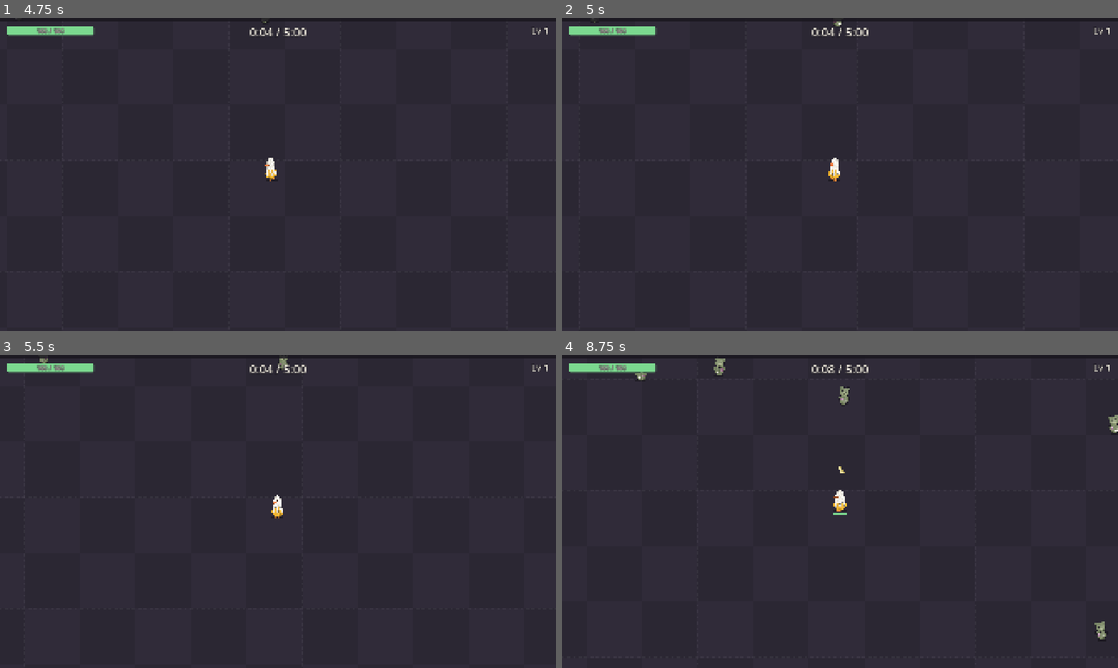
Above: before the commit, frames 1-4 (two rows, left to right).
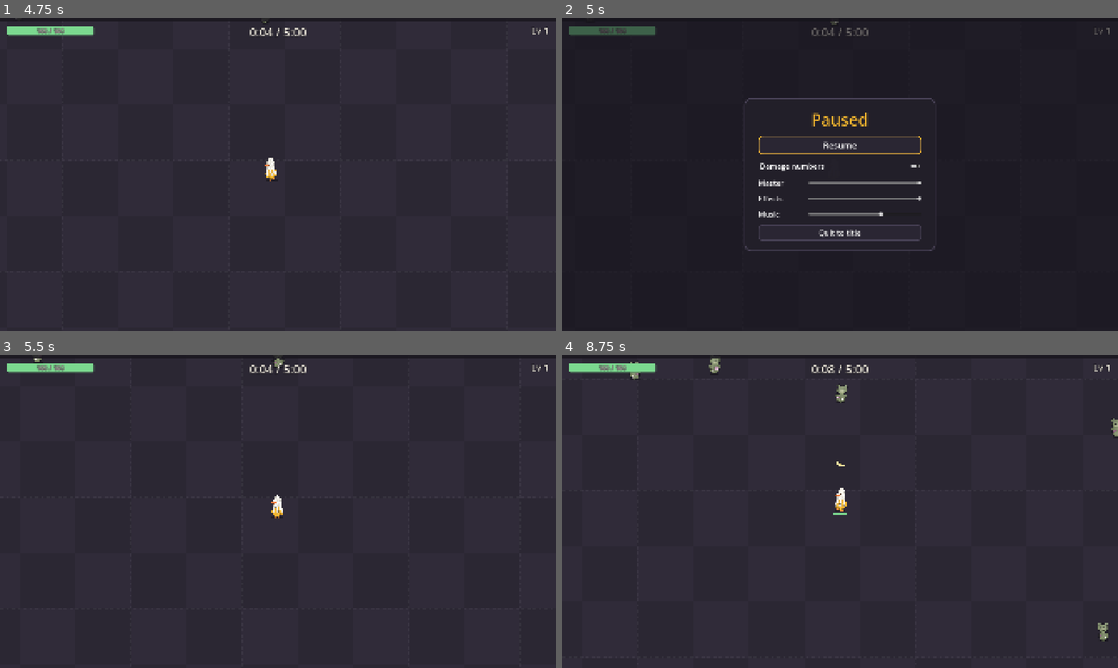
Above: after the commit, the same moments.

Repository: DennitoCheeto/stuffed
Game: Godot game, scene res://src/main/main.tscn
Same seed, same stepped clock (60 frames per second), same inputs: the game is played once before the commit and once after it.
Inputs (mouse positions are in pixels of both pictures, inside the frame that each line leads up to):
- Up to frame 1 (4.75 s): click "Start run" at 0.5 s; tap Enter (ui_accept) at 1.25, 1.35, 1.52, 1.82, 3.05, 4.25, 4.52, 4.55 s; move the mouse to (400, 158) at 1.27 s; hold D (p1_move_right) 1.28-2 s; click (400, 158) at 1.42 s; drag from (166, 190) to (250, 237) at 2.02 s; move the mouse to (333, 105) at 2.77 s; hold D (p1_move_right) 2.78-3.5 s; hold 1 (pick_card_1) 2.78-3.5 s; drag from (250, 237) to (111, 127) at 3.52 s; move the mouse to (444, 221) at 4.27 s; hold A (p1_move_left) from 4.28 s (still down); tap 3 (pick_card_3) at 4.35 s
- Up to frame 2 (5 s): keep holding A (p1_move_left); tap Enter (ui_accept) at 4.82 s; tap Escape (pause, bound only after the commit) at 4.9 s
- Up to frame 3 (5.5 s): release A (p1_move_left) at 5 s; click (278, 483) at 5 s, where only the run after the commit has a clickable "Resume"
- Up to frame 4 (8.75 s): drag from (673, 464) to (756, 433) at 5.77 s; move the mouse to (867, 511) at 6.52 s; hold S (p1_move_down) 6.53-7.25 s; tap Alt at 6.6 s; click (867, 511) at 6.67 s; tap Enter (ui_accept) at 6.8, 8.1, 8.27, 8.57 s; drag from (756, 433) to (728, 527) at 7.27 s; move the mouse to (962, 495) at 8.02 s; hold W (p1_move_up) from 8.03 s (still down)

Frame 1 is identical in both runs. In frame 2, 3.5% of the frame differs, in the area x 0-100%, y 0-100%; in frame 3, less than 0.1%; in frame 4, 0.5%.

Commit message:
M1-11: pause menu, end screen checks, Try again, run log
- Esc pauses a running run (the run freezes) with Resume, damage numbers on/off,
  Master / Effects / Music volume sliders and Quit to title; Esc or Resume continues
- Audio buses Master, Effects, Music (default_bus_layout.tres); options take effect
  immediately (kept for the session)
- Run log: one JSON line per finished or quit run in user://run_log.jsonl (date, seed,
  ending, time, goal reached, endless time, level, kills, killer, upgrades), with a
  save -> reload -> compare test; tests write to a scratch log
- Scenario tests for AC-22, AC-27, AC-28, AC-29, AC-30

Closes #13

Co-Authored-By: Claude Opus 5.5 <noreply@anthropic.com>

Diff:
--- /dev/null
+++ b/default_bus_layout.tres
@@ -0,0 +1,15 @@
+[gd_resource type="AudioBusLayout" format=3]
+
+[resource]
+bus/1/name = &"Effects"
+bus/1/solo = false
+bus/1/mute = false
+bus/1/bypass_fx = false
+bus/1/volume_db = 0.0
+bus/1/send = &"Master"
+bus/2/name = &"Music"
+bus/2/solo = false
+bus/2/mute = false
+bus/2/bypass_fx = false
+bus/2/volume_db = -4.0
+bus/2/send = &"Master"
--- a/project.godot
+++ b/project.godot
@@ -80,6 +80,11 @@
 "events": [Object(InputEventKey,"resource_local_to_scene":false,"resource_name":"","device":-1,"window_id":0,"alt_press …(191 unchanged characters)…
 ]
 }
+pause={
+"deadzone": 0.2,
+"events": [Object(InputEventKey,"resource_local_to_scene":false,"resource_name":"","device":-1,"window_id":0,"alt_pressed":false,"shift_pressed":false,"ctrl_pressed":false,"meta_pressed":false,"pressed":false,"keycode":0,"physical_keycode":4194305,"key_label":0,"unicode":0,"location":0,"echo":false,"script":null)
+]
+}
 toggle_fullscreen={
 "deadzone": 0.2,
 "events": [Object(InputEventKey,"resource_local_to_scene":false,"resource_name":"","device":-1,"window_id":0,"alt_press …(195 unchanged characters)…
--- a/src/main/main.gd
+++ b/src/main/main.gd
@@ -37,17 +37,24 @@
 func start_run() -> void:
 	var run: Run = RUN_SCENE.instantiate()
 	run.finished.connect(show_end)
+	run.quit_to_title.connect(_on_quit_to_title)
 	_switch_to(run)
 
 
-## The end screen for a finished run.
+## The end screen for a finished run (which is also written to the run log).
 func show_end(result: RunResult) -> void:
+	RunLog.append(result)
 	Crosshair.stop()
 	var end: EndScreen = END_SCENE.instantiate()
 	end.show_result(result)
 	end.try_again_requested.connect(start_run)
 	end.title_requested.connect(show_title)
 	_switch_to(end)
+
+
+func _on_quit_to_title(result: RunResult) -> void:
+	RunLog.append(result)
+	show_title()
 
 
 func quit() -> void:
--- a/src/run/run.gd
+++ b/src/run/run.gd
@@ -9,6 +9,8 @@
 signal goal_reached
 ## The player chose "Keep going (endless)".
 signal endless_started
+## The player quit from the pause menu (the result is still logged).
+signal quit_to_title(result: RunResult)
 
 const PLAYER_SCENE: PackedScene = preload("res://src/player/player.tscn")
 ## How long the chain of pops takes when the goal is reached.
@@ -57,6 +59,7 @@
 @onready var hud: Hud = $Hud
 @onready var level_up_screen: LevelUpScreen = $LevelUpScreen
 @onready var goal_screen: GoalScreen = $GoalScreen
+@onready var pause_menu: PauseMenu = $PauseMenu
 
 
 func _ready() -> void:
@@ -71,6 +74,8 @@
 	level_up_screen.picked.connect(_on_upgrade_picked)
 	goal_screen.end_chosen.connect(_on_end_chosen)
 	goal_screen.endless_chosen.connect(_on_endless_chosen)
+	pause_menu.resumed.connect(unfreeze.bind(&"pause"))
+	pause_menu.quit_requested.connect(_on_quit_requested)
 	var first: Player = spawn_player(0, arena.center())
 	hud.follow_player(first)
 	camera.set_bounds(arena.outer_rect())
@@ -90,6 +95,22 @@
 		_update_endless_scaling()
 	spawner.tick(elapsed, delta)
 	_show_clock()
+
+
+## Esc pauses a running run (the pause menu closes itself with Esc or Resume).
+func _unhandled_input(event: InputEvent) -> void:
+	if event.is_action_pressed(&"pause") and can_pause():
+		get_viewport().set_input_as_handled()
+		pause()
+
+
+func can_pause() -> bool:
+	return not over and not _at_goal and not is_frozen()
+
+
+func pause() -> void:
+	freeze(&"pause")
+	pause_menu.open()
 
 
 ## Adds a hero for player `index` (0 = player 1) at `at`.
@@ -209,6 +230,11 @@
 	finished.emit(make_result("ended"))
 
 
+func _on_quit_requested() -> void:
+	over = true
+	quit_to_title.emit(make_result("quit"))
+
+
 func _on_endless_chosen() -> void:
 	endless = true
 	_at_goal = false
--- a/src/run/run.tscn
+++ b/src/run/run.tscn
@@ -13,6 +13,7 @@
 [ext_resource type="Resource" path="res://data/upgrade_pool.tres" id="11_pool"]
 [ext_resource type="PackedScene" path="res://src/ui/level_up_screen.tscn" id="12_level_up"]
 [ext_resource type="PackedScene" path="res://src/ui/goal_screen.tscn" id="13_goal"]
+[ext_resource type="PackedScene" path="res://src/ui/pause_menu.tscn" id="14_pause"]
 
 [node name="Run" type="Node2D"]
 script = ExtResource("1_run")
@@ -47,3 +48,5 @@
 [node name="LevelUpScreen" parent="." instance=ExtResource("12_level_up")]
 
 [node name="GoalScreen" parent="." instance=ExtResource("13_goal")]
+
+[node name="PauseMenu" parent="." instance=ExtResource("14_pause")]
--- /dev/null
+++ b/src/run/run_log.gd
@@ -0,0 +1,60 @@
+class_name RunLog
+extends RefCounted
+## Appends one JSON line per finished run to a local file, for tuning (spec 01 §9).
+## On Windows: %APPDATA%\Godot\app_userdata\Stuffed\run_log.jsonl. Not shown in the game.
+
+const DEFAULT_PATH: String = "user://run_log.jsonl"
+
+## Tests point this at a scratch file.
+static var path: String = DEFAULT_PATH
+
+
+## The fields of one log line.
+static func to_entry(result: RunResult) -> Dictionary:
+	return {
+		"date": Time.get_datetime_string_from_system(true),
+		"seed": result.seed_value,
+		"ending": result.ending,
+		"time_survived": snappedf(result.survived_seconds, 0.1),
+		"goal_reached": result.won,
+		"endless_time": snappedf(result.endless_seconds, 0.1),
+		"level": result.level,
+		"kills": result.kills,
+		"killed_by": result.killed_by,
+		"upgrades": Array(result.upgrades),
+	}
+
+
+## Adds one line for `result`. Returns false if the file couldn't be written.
+static func append(result: RunResult) -> bool:
+	var file: FileAccess
+	if FileAccess.file_exists(path):
+		file = FileAccess.open(path, FileAccess.READ_WRITE)
+		if file != null:
+			file.seek_end()
+	else:
+		file = FileAccess.open(path, FileAccess.WRITE)
+	if file == null:
+		push_warning("Run log not written: %s" % error_string(FileAccess.get_open_error()))
+		return false
+	file.store_line(JSON.stringify(to_entry(result)))
+	file.close()
+	return true
+
+
+## Every logged run, oldest first.
+static func read_all() -> Array[Dictionary]:
+	var entries: Array[Dictionary] = []
+	if not FileAccess.file_exists(path):
+		return entries
+	var file: FileAccess = FileAccess.open(path, FileAccess.READ)
+	if file == null:
+		return entries
+	while not file.eof_reached():
+		var line: String = file.get_line().strip_edges()
+		if line.is_empty():
+			continue
+		var parsed: Variant = JSON.parse_string(line)
+		if parsed is Dictionary:
+			entries.append(parsed as Dictionary)
+	return entries
--- /dev/null
+++ b/src/settings/game_settings.gd
@@ -0,0 +1,28 @@
+class_name GameSettings
+extends RefCounted
+## Player options changed in the pause menu. They last for the session (not saved to disk yet).
+
+const BUSES: Array[StringName] = [&"Master", &"Effects", &"Music"]
+
+## Small damage numbers over hit zombies.
+static var damage_numbers: bool = true
+
+
+## Volume of an audio bus, 0 (silent) to 1 (full).
+static func volume(bus: StringName) -> float:
+	var index: int = AudioServer.get_bus_index(bus)
+	if index < 0:
+		return 0.0
+	if AudioServer.is_bus_mute(index):
+		return 0.0
+	return db_to_linear(AudioServer.get_bus_volume_db(index))
+
+
+## Sets a bus volume right away (0 = silent, 1 = full).
+static func set_volume(bus: StringName, amount: float) -> void:
+	var index: int = AudioServer.get_bus_index(bus)
+	if index < 0:
+		return
+	var clamped: float = clampf(amount, 0.0, 1.0)
+	AudioServer.set_bus_mute(index, clamped <= 0.001)
+	AudioServer.set_bus_volume_db(index, linear_to_db(maxf(clamped, 0.001)))
--- /dev/null
+++ b/src/ui/pause_menu.gd
@@ -0,0 +1,58 @@
+class_name PauseMenu
+extends CanvasLayer
+## The Esc menu: Resume, damage numbers on/off, Master / Effects / Music volume, Quit to title.
+## Changes take effect right away. Keeps running while the run is frozen.
+
+signal resumed
+signal quit_requested
+
+@onready var resume_button: Button = %ResumeButton
+@onready var damage_numbers_check: CheckButton = %DamageNumbersCheck
+@onready var master_slider: HSlider = %MasterSlider
+@onready var effects_slider: HSlider = %EffectsSlider
+@onready var music_slider: HSlider = %MusicSlider
+@onready var quit_button: Button = %QuitButton
+
+
+func _ready() -> void:
+	visible = false
+	resume_button.pressed.connect(close)
+	quit_button.pressed.connect(quit_requested.emit)
+	damage_numbers_check.toggled.connect(_on_damage_numbers_toggled)
+	master_slider.value_changed.connect(_on_volume_changed.bind(&"Master"))
+	effects_slider.value_changed.connect(_on_volume_changed.bind(&"Effects"))
+	music_slider.value_changed.connect(_on_volume_changed.bind(&"Music"))
+
+
+func is_open() -> bool:
+	return visible
+
+
+func open() -> void:
+	damage_numbers_check.set_pressed_no_signal(GameSettings.damage_numbers)
+	master_slider.set_value_no_signal(GameSettings.volume(&"Master"))
+	effects_slider.set_value_no_signal(GameSettings.volume(&"Effects"))
+	music_slider.set_value_no_signal(GameSettings.volume(&"Music"))
+	visible = true
+	resume_button.grab_focus()
+
+
+func close() -> void:
+	if not visible:
+		return
+	visible = false
+	resumed.emit()
+
+
+func _unhandled_input(event: InputEvent) -> void:
+	if visible and event.is_action_pressed(&"pause"):
+		get_viewport().set_input_as_handled()
+		close()
+
+
+func _on_damage_numbers_toggled(on: bool) -> void:
+	GameSettings.damage_numbers = on
+
+
+func _on_volume_changed(value: float, bus: StringName) -> void:
+	GameSettings.set_volume(bus, value)
--- /dev/null
+++ b/src/ui/pause_menu.tscn
@@ -0,0 +1,180 @@
+[gd_scene load_steps=6 format=3]
+
+[ext_resource type="Script" path="res://src/ui/pause_menu.gd" id="1_pause"]
+
+[sub_resource type="StyleBoxFlat" id="StyleBoxFlat_panel"]
+bg_color = Color(0.133, 0.122, 0.161, 0.97)
+border_width_left = 4
+border_width_top = 4
+border_width_right = 4
+border_width_bottom = 4
+border_color = Color(0.29, 0.263, 0.345, 1)
+corner_radius_top_left = 22
+corner_radius_top_right = 22
+corner_radius_bottom_right = 22
+corner_radius_bottom_left = 22
+content_margin_left = 48.0
+content_margin_top = 36.0
+content_margin_right = 48.0
+content_margin_bottom = 36.0
+
+[sub_resource type="StyleBoxFlat" id="StyleBoxFlat_button"]
+bg_color = Color(0.165, 0.149, 0.2, 1)
+border_width_left = 3
+border_width_top = 3
+border_width_right = 3
+border_width_bottom = 3
+border_color = Color(0.29, 0.263, 0.345, 1)
+corner_radius_top_left = 14
+corner_radius_top_right = 14
+corner_radius_bottom_right = 14
+corner_radius_bottom_left = 14
+
+[sub_resource type="StyleBoxFlat" id="StyleBoxFlat_focus"]
+draw_center = false
+border_width_left = 3
+border_width_top = 3
+border_width_right = 3
+border_width_bottom = 3
+border_color = Color(0.949, 0.71, 0.18, 1)
+corner_radius_top_left = 14
+corner_radius_top_right = 14
+corner_radius_bottom_right = 14
+corner_radius_bottom_left = 14
+
+[sub_resource type="StyleBoxFlat" id="StyleBoxFlat_hover"]
+bg_color = Color(0.165, 0.149, 0.2, 1)
+border_width_left = 3
+border_width_top = 3
+border_width_right = 3
+border_width_bottom = 3
+border_color = Color(0.678, 0.498, 0.125, 1)
+corner_radius_top_left = 14
+corner_radius_top_right = 14
+corner_radius_bottom_right = 14
+corner_radius_bottom_left = 14
+
+[node name="PauseMenu" type="CanvasLayer"]
+process_mode = 3
+layer = 30
+script = ExtResource("1_pause")
+
+[node name="Dim" type="ColorRect" parent="."]
+anchors_preset = 15
+anchor_right = 1.0
+anchor_bottom = 1.0
+grow_horizontal = 2
+grow_vertical = 2
+color = Color(0.08, 0.07, 0.1, 0.6)
+
+[node name="Panel" type="PanelContainer" parent="."]
+anchors_preset = 8
+anchor_left = 0.5
+anchor_top = 0.5
+anchor_right = 0.5
+anchor_bottom = 0.5
+offset_left = -330.0
+offset_top = -250.0
+offset_right = 330.0
+offset_bottom = 250.0
+grow_horizontal = 2
+grow_vertical = 2
+theme_override_styles/panel = SubResource("StyleBoxFlat_panel")
+
+[node name="Column" type="VBoxContainer" parent="Panel"]
+layout_mode = 2
+theme_override_constants/separation = 18
+
+[node name="TitleLabel" type="Label" parent="Panel/Column"]
+layout_mode = 2
+theme_override_colors/font_color = Color(0.949, 0.71, 0.18, 1)
+theme_override_font_sizes/font_size = 56
+text = "Paused"
+horizontal_alignment = 1
+
+[node name="ResumeButton" type="Button" parent="Panel/Column"]
+unique_name_in_owner = true
+custom_minimum_size = Vector2(0, 64)
+layout_mode = 2
+theme_override_font_sizes/font_size = 30
+theme_override_styles/normal = SubResource("StyleBoxFlat_button")
+theme_override_styles/hover = SubResource("StyleBoxFlat_hover")
+theme_override_styles/pressed = SubResource("StyleBoxFlat_hover")
+theme_override_styles/focus = SubResource("StyleBoxFlat_focus")
+text = "Resume"
+
+[node name="DamageNumbersCheck" type="CheckButton" parent="Panel/Column"]
+unique_name_in_owner = true
+layout_mode = 2
+theme_override_font_sizes/font_size = 26
+theme_override_styles/focus = SubResource("StyleBoxFlat_focus")
+button_pressed = true
+text = "Damage numbers"
+
+[node name="MasterRow" type="HBoxContainer" parent="Panel/Column"]
+layout_mode = 2
+
+[node name="Label" type="Label" parent="Panel/Column/MasterRow"]
+custom_minimum_size = Vector2(170, 0)
+layout_mode = 2
+theme_override_font_sizes/font_size = 26
+text = "Master"
+
+[node name="MasterSlider" type="HSlider" parent="Panel/Column/MasterRow"]
+unique_name_in_owner = true
+layout_mode = 2
+size_flags_horizontal = 3
+size_flags_vertical = 4
+max_value = 1.0
+step = 0.05
+value = 1.0
+theme_override_styles/focus = SubResource("StyleBoxFlat_focus")
+
+[node name="EffectsRow" type="HBoxContainer" parent="Panel/Column"]
+layout_mode = 2
+
+[node name="Label" type="Label" parent="Panel/Column/EffectsRow"]
+custom_minimum_size = Vector2(170, 0)
+layout_mode = 2
+theme_override_font_sizes/font_size = 26
+text = "Effects"
+
+[node name="EffectsSlider" type="HSlider" parent="Panel/Column/EffectsRow"]
+unique_name_in_owner = true
+layout_mode = 2
+size_flags_horizontal = 3
+size_flags_vertical = 4
+max_value = 1.0
+step = 0.05
+value = 1.0
+theme_override_styles/focus = SubResource("StyleBoxFlat_focus")
+
+[node name="MusicRow" type="HBoxContainer" parent="Panel/Column"]
+layout_mode = 2
+
+[node name="Label" type="Label" parent="Panel/Column/MusicRow"]
+custom_minimum_size = Vector2(170, 0)
+layout_mode = 2
+theme_override_font_sizes/font_size = 26
+text = "Music"
+
+[node name="MusicSlider" type="HSlider" parent="Panel/Column/MusicRow"]
+unique_name_in_owner = true
+layout_mode = 2
+size_flags_horizontal = 3
+size_flags_vertical = 4
+max_value = 1.0
+step = 0.05
+value = 1.0
+theme_override_styles/focus = SubResource("StyleBoxFlat_focus")
+
+[node name="QuitButton" type="Button" parent="Panel/Column"]
+unique_name_in_owner = true
+custom_minimum_size = Vector2(0, 56)
+layout_mode = 2
+theme_override_font_sizes/font_size = 26
+theme_override_styles/normal = SubResource("StyleBoxFlat_button")
+theme_override_styles/hover = SubResource("StyleBoxFlat_hover")
+theme_override_styles/pressed = SubResource("StyleBoxFlat_hover")
+theme_override_styles/focus = SubResource("StyleBoxFlat_focus")
+text = "Quit to title"
--- a/tests/scenarios/run_scenario.gd
+++ b/tests/scenarios/run_scenario.gd
@@ -5,12 +5,16 @@
 const MAIN_SCENE: PackedScene = preload("res://src/main/main.tscn")
 ## Physics frames per second (project default).
 const FPS: float = 60.0
+const TEST_LOG: String = "user://test_run_log.jsonl"
 
 var main: Main
 var sender: GutInputSender
 
 
 func before_each() -> void:
+	# Never touch the player's real run log.
+	RunLog.path = TEST_LOG
+	DirAccess.remove_absolute(TEST_LOG)
 	main = MAIN_SCENE.instantiate()
 	main.quit_enabled = false
 	add_child_autofree(main)
--- /dev/null
+++ b/tests/scenarios/test_01_core_run_end_and_pause.gd
@@ -0,0 +1,141 @@
+extends "res://tests/scenarios/run_scenario.gd"
+## Scenario (spec 01 §2, §3, §9, AC-22, AC-27 to AC-30): end screen, Try again, run log, pause.
+
+const SHAMBLER: EnemyStats = preload("res://data/enemies/shambler.tres")
+
+var run: Run
+
+
+func _press(action: String) -> void:
+	sender.action_down(action)
+	await wait_process_frames(2)
+	sender.action_up(action)
+	await wait_process_frames(2)
+
+
+## Banane picks a card, kills a zombie, then a shambler gets him.
+func _die_before_the_goal() -> void:
+	run = await start_run()
+	run.spawner.active = false
+	var banane: Player = first_player()
+	run.upgrade_pool = run.upgrade_pool.duplicate()
+	banane.apply_upgrade(UpgradeOffer.new(run.upgrade_pool.upgrades[2], 1))
+	var target: Zombie = run.enemies.spawn(SHAMBLER, banane.global_position + Vector2(500, 0))
+	run.enemies.damage(target, 999.0)
+	disarm(banane)
+	banane.health = 1.0
+	run.elapsed = 83.0
+	run.enemies.spawn(SHAMBLER, banane.global_position)
+	await wait_seconds(Run.DEATH_PAUSE + 0.3)
+
+
+func test_ac22_dying_before_the_goal_shows_the_stats() -> void:
+	await _die_before_the_goal()
+	var end: EndScreen = main.current_screen as EndScreen
+	assert_not_null(end, "end screen")
+	if end == null:
+		return
+	assert_eq(end.title_label.text, "Banane got stuffed")
+	assert_string_contains(end.stats_label.text, "Time survived: 1:23")
+	assert_string_contains(end.stats_label.text, "Level: 1")
+	assert_string_contains(end.stats_label.text, "Zombies stuffed: 1")
+	assert_string_contains(end.stats_label.text, "Got stuffed by: Shambler")
+	assert_eq(end.upgrades_label.text, "Upgrades: Quick Feet 1")
+	assert_eq(end.seed_label.text, "Seed %d" % end.result.seed_value)
+
+
+func test_ac27_try_again_starts_a_fresh_run() -> void:
+	await _die_before_the_goal()
+	await _press("ui_accept")
+	await wait_physics_frames(3)
+	var fresh: Run = main.current_screen as Run
+	assert_not_null(fresh, "Enter on Try again starts a new run")
+	if fresh == null:
+		return
+	var banane: Player = first_player()
+	assert_eq(banane.health, banane.max_health, "full health")
+	assert_eq(banane.max_health, banane.stats.max_health)
+	assert_eq(banane.progress.level, 1)
+	assert_string_starts_with(fresh.hud.timer_label.text, "0:0")
+	assert_eq(banane.weapons().size(), 1, "only one weapon")
+	assert_not_null(banane.weapon(&"peel_boomerang"), "the Peel Boomerang")
+	assert_eq(banane.move_speed(), banane.stats.move_speed, "no boosts left over")
+
+
+func test_ac28_a_finished_run_appends_one_line_to_the_run_log() -> void:
+	await _die_before_the_goal()
+	var entries: Array[Dictionary] = RunLog.read_all()
+	assert_eq(entries.size(), 1, "one line")
+	if entries.is_empty():
+		return
+	var entry: Dictionary = entries[0]
+	for field: String in ["date", "seed", "time_survived", "goal_reached", "endless_time"]:
+		assert_true(entry.has(field), field)
+	for field: String in ["level", "kills", "killed_by", "upgrades"]:
+		assert_true(entry.has(field), field)
+	assert_eq(entry["goal_reached"], false)
+	assert_eq(entry["killed_by"], "Shambler")
+	assert_eq(entry["upgrades"], ["Quick Feet 1"])
+
+
+func test_ac29_esc_pauses_and_esc_resumes() -> void:
+	run = await start_run()
+	var spot: Vector2 = first_player().global_position + Vector2(400, 0)
+	var zombie: Zombie = run.enemies.spawn(SHAMBLER, spot)
+	await wait_physics_frames(5)
+	await _press("pause")
+	assert_true(run.pause_menu.is_open(), "pause menu shown")
+	var time_before: float = run.elapsed
+	var zombie_before: Vector2 = zombie.position
+	await wait_physics_frames(30)
+	assert_eq(run.elapsed, time_before, "timer stopped")
+	assert_eq(zombie.position, zombie_before, "zombies stopped")
+	await _press("pause")
+	assert_false(run.pause_menu.is_open())
+	await wait_physics_frames(10)
+	assert_gt(run.elapsed, time_before, "running again")
+
+
+func test_ac29_resume_button_continues() -> void:
+	run = await start_run()
+	await _press("pause")
+	assert_true(run.is_frozen())
+	run.pause_menu.resume_button.pressed.emit()
+	assert_false(run.is_frozen())
+
+
+func test_ac29_quit_returns_to_the_title_and_logs_the_run() -> void:
+	run = await start_run()
+	await _press("pause")
+	run.pause_menu.quit_button.pressed.emit()
+	await wait_process_frames(2)
+	assert_true(main.current_screen is TitleScreen, "back at the title")
+	var entries: Array[Dictionary] = RunLog.read_all()
+	assert_eq(entries.size(), 1)
+	assert_eq(entries[0]["ending"], "quit")
+
+
+func test_ac30_damage_numbers_toggle_takes_effect_immediately() -> void:
+	run = await start_run()
+	await _press("pause")
+	var was: bool = GameSettings.damage_numbers
+	run.pause_menu.damage_numbers_check.button_pressed = not was
+	assert_eq(GameSettings.damage_numbers, not was)
+	run.pause_menu.damage_numbers_check.button_pressed = was
+	assert_eq(GameSettings.damage_numbers, was)
+
+
+func test_ac30_volume_sliders_take_effect_immediately() -> void:
+	run = await start_run()
+	await _press("pause")
+	var menu: PauseMenu = run.pause_menu
+	var sliders: Dictionary[StringName, HSlider] = {
+		&"Master": menu.master_slider, &"Effects": menu.effects_slider, &"Music": menu.music_slider
+	}
+	for bus: StringName in sliders:
+		var before: float = GameSettings.volume(bus)
+		sliders[bus].value = 0.5
+		assert_almost_eq(GameSettings.volume(bus), 0.5, 0.01, "%s at half" % bus)
+		sliders[bus].value = 0.0
+		assert_true(AudioServer.is_bus_mute(AudioServer.get_bus_index(bus)), "%s off" % bus)
+		sliders[bus].value = before
--- /dev/null
+++ b/tests/unit/test_run_log.gd
@@ -0,0 +1,63 @@
+extends GutTest
+## The run log saves, so it gets a save → reload → compare test (hard rule 10).
+
+const LOG: String = "user://test_unit_run_log.jsonl"
+
+
+func before_each() -> void:
+	RunLog.path = LOG
+	DirAccess.remove_absolute(LOG)
+
+
+func after_all() -> void:
+	DirAccess.remove_absolute(LOG)
+	RunLog.path = RunLog.DEFAULT_PATH
+
+
+func _result() -> RunResult:
+	var result: RunResult = RunResult.new()
+	result.won = true
+	result.ending = "died"
+	result.survived_seconds = 341.26
+	result.endless_seconds = 41.26
+	result.level = 9
+	result.kills = 512
+	result.killed_by = "Runner"
+	result.upgrades = PackedStringArray(["Quick Feet 1", "Sewing-Pin Sniper 1"])
+	result.seed_value = 777
+	return result
+
+
+func test_ac28_a_finished_run_is_saved_and_reads_back_the_same() -> void:
+	assert_true(RunLog.append(_result()))
+	var entries: Array[Dictionary] = RunLog.read_all()
+	assert_eq(entries.size(), 1)
+	var entry: Dictionary = entries[0]
+	assert_eq(int(entry["seed"]), 777)
+	assert_eq(entry["ending"], "died")
+	assert_eq(entry["time_survived"], 341.3)
+	assert_eq(entry["goal_reached"], true)
+	assert_eq(entry["endless_time"], 41.3)
+	assert_eq(int(entry["level"]), 9)
+	assert_eq(int(entry["kills"]), 512)
+	assert_eq(entry["killed_by"], "Runner")
+	assert_eq(entry["upgrades"], ["Quick Feet 1", "Sewing-Pin Sniper 1"])
+	assert_true(String(entry["date"]).length() >= 10, "has a date")
+
+
+func test_ac28_each_run_adds_one_line_and_keeps_the_old_ones() -> void:
+	RunLog.append(_result())
+	var second: RunResult = _result()
+	second.seed_value = 778
+	RunLog.append(second)
+	var entries: Array[Dictionary] = RunLog.read_all()
+	assert_eq(entries.size(), 2)
+	assert_eq(int(entries[0]["seed"]), 777, "oldest first")
+	assert_eq(int(entries[1]["seed"]), 778)
+	var file: FileAccess = FileAccess.open(LOG, FileAccess.READ)
+	var lines: PackedStringArray = file.get_as_text().strip_edges().split("\n")
+	assert_eq(lines.size(), 2, "one JSON line per run")
+
+
+func test_default_path_is_the_user_folder() -> void:
+	assert_eq(RunLog.DEFAULT_PATH, "user://run_log.jsonl")
Not shown: 1 places in src/run/run.tscn that only renumber resources
Not shown, added: src/run/run_log.gd.uid
Not shown, added: src/settings/game_settings.gd.uid
Not shown, added: src/ui/pause_menu.gd.uid
Not shown, added: tests/scenarios/test_01_core_run_end_and_pause.gd.uid
Not shown, added: tests/unit/test_run_log.gd.uid
